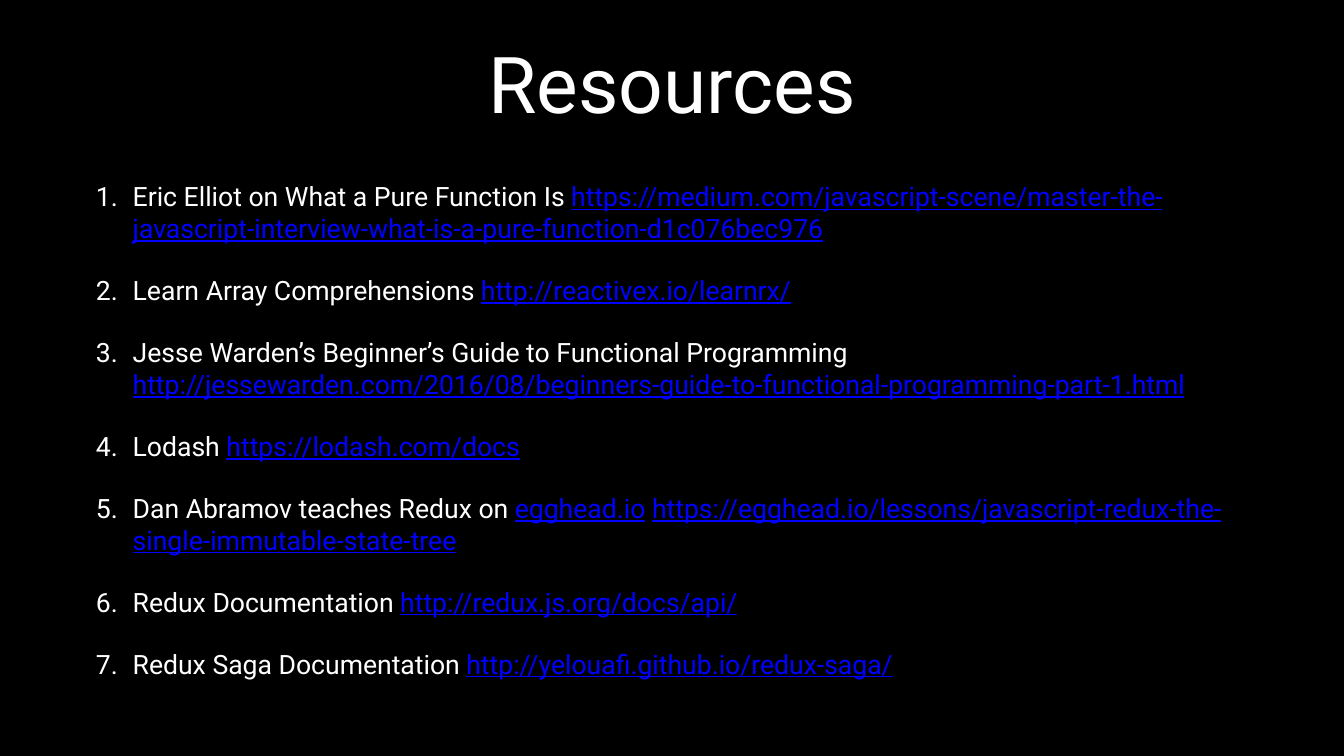
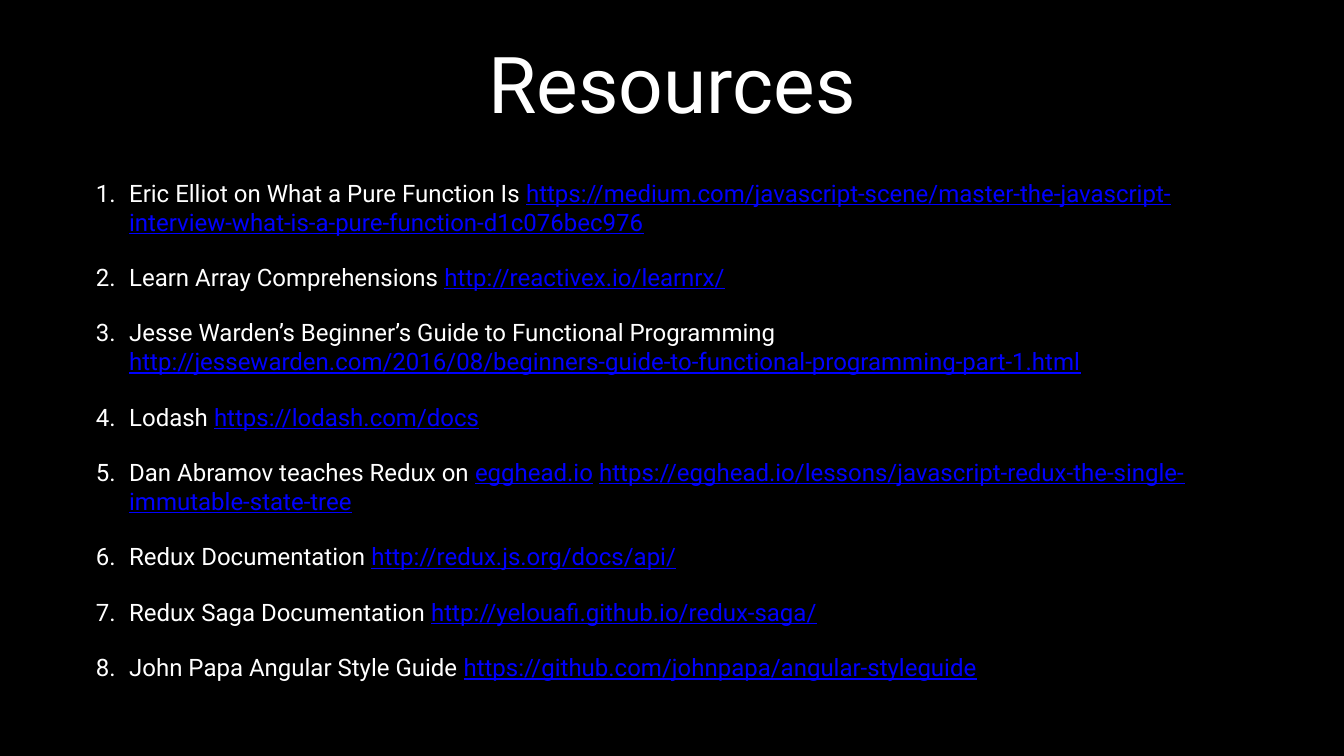
Before and after one commit to JesterXL/redux-ngredux-sagas-angular-presentation, a slide deck: slide 75 of redux-preso-nationjs-9.16.2016.pptx (slide 82 before the commit). Drawn at 1344x756 pixels with LibreOffice and Linux fonts; fonts in the diff are those of the drawing. Boxes give left, top, right and bottom in pixels: in the first picture for what was removed or moved away, otherwise in the second. Text is boxed around its words. In the diff, an @@ line names an element or a change of style, - is before the commit and + after.

```diff
--- a/redux-preso-nationjs-9.16.2016.pptx
+++ b/redux-preso-nationjs-9.16.2016.pptx
@@ text at [129, 184, 1184, 626]: size 38 to 34.3 pt in "Eric Elliot on What a Pure Function ...", "Learn Array Comprehensions http://reactivex.io/learnrx/", "Jesse Warden’s Beginner’s Guide to Functional Programming ...", "Lodash https://lodash.com/docs" and 3 more places; indent changed; less space between paragraphs @@
@@ text at [129, 658, 977, 681]: paragraph added @@
+8. John Papa Angular Style Guide https://github.com/johnpapa/angular-styleguide
```
Also in this commit, not shown: 12 other slides changed, 7 slides added, 14 slides removed, 2 other files.
